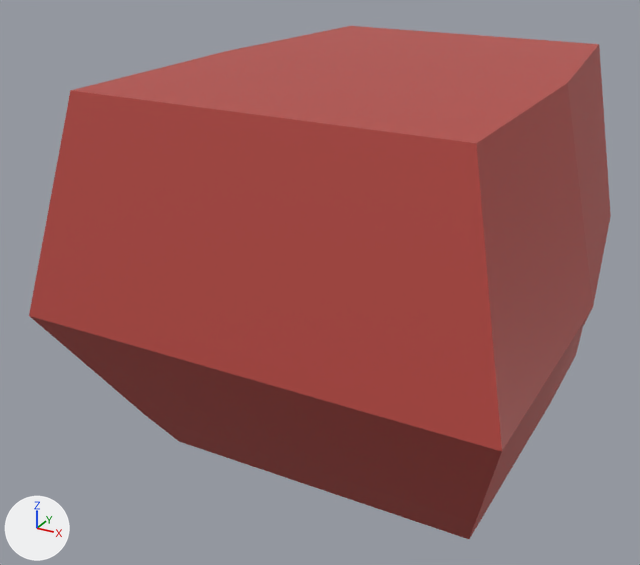
What one commit did to the OBJ model mujoco/assets/TaiwanBear/Body.002.obj.
Both versions are drawn from a 50 mm camera at (0.205, -0.461, 0.229) aimed at (-0.027, -0.039, 0.019). Arrows for +X, +Y and +Z are at lower left; the lights stay in place. The first picture is the older version. Where no turn or scale is listed for an object, it has been applied to the vertices.

Names of what the first picture shows: 'Link_UpperBody_C'.
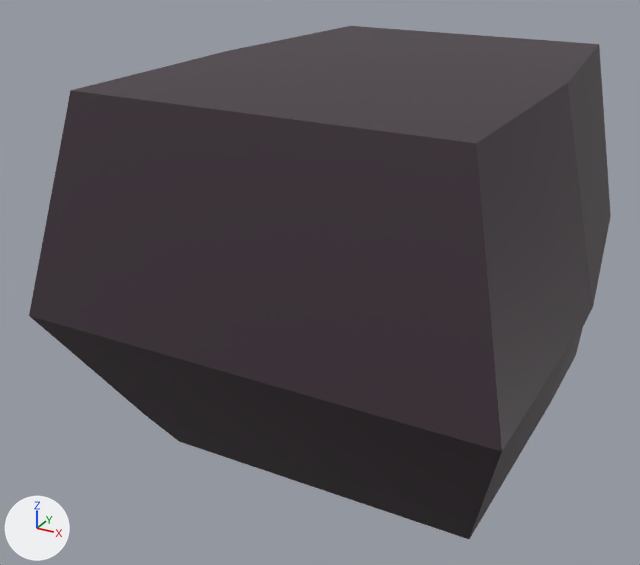
Location of each change, (x1, y1, x2, y2) in pixels of the pictures (640 x 565 px):
'Link_UpperBody_C', recoloured (red to dark grey)
    both: (29, 26, 611, 539)

The change, as a list of edits to the scene's bpy script:
```text
Change mat_bodyblack:
    mat_bodyblack.base_color: (0.479, 0.0685, 0.0567) -> (0.0447, 0.0289, 0.0397)  # red #b84a43 -> dark grey #3c2f38
```
